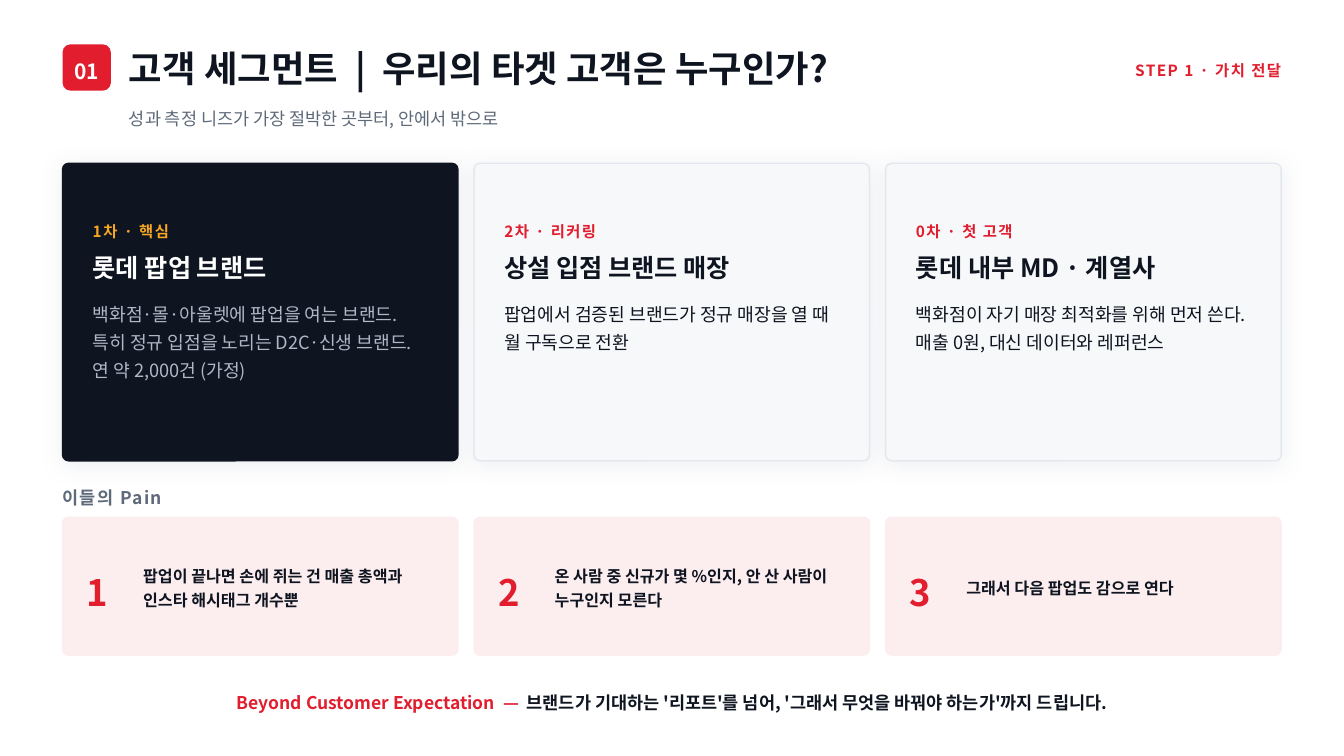
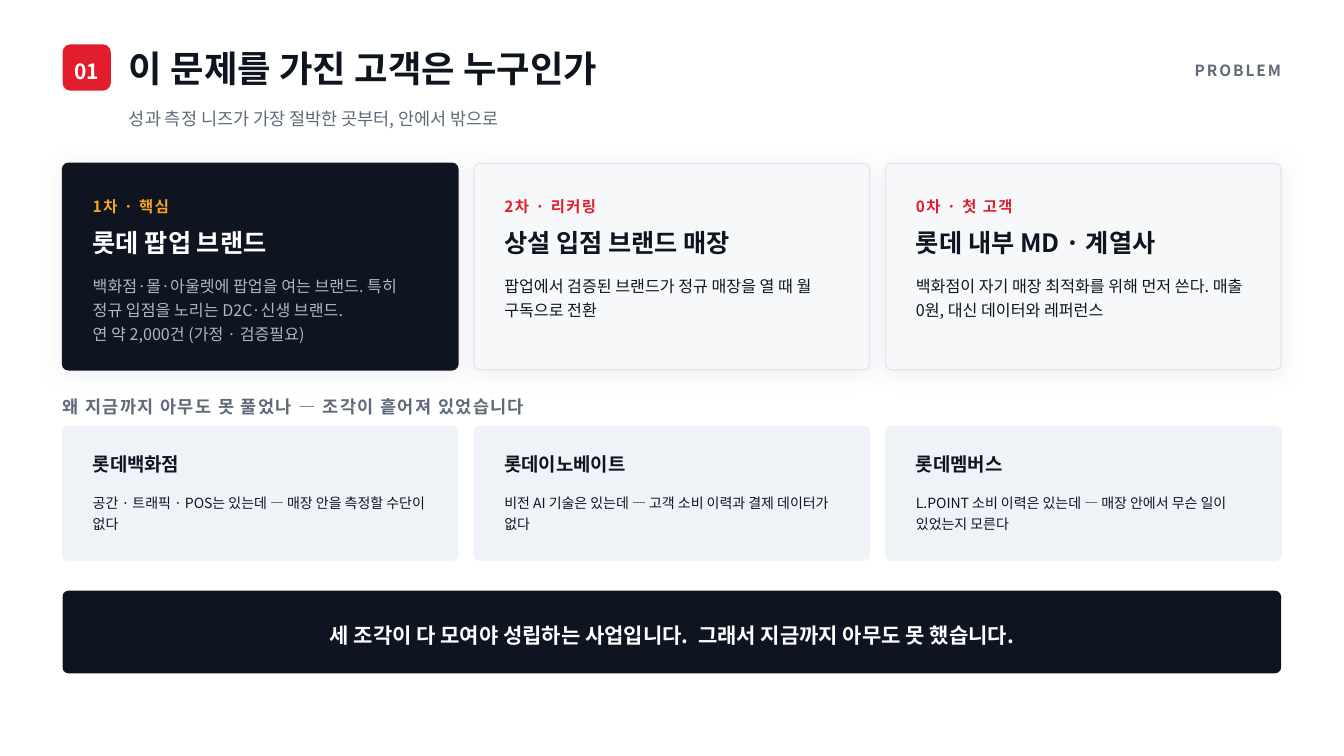
Before and after one commit to neti84-design/LMBA, a slide deck: slide 3 of LGA_롯데신사업_발표_맑은고딕.pptx (slide 4 before the commit). Drawn at 1344x756 pixels with LibreOffice and Linux fonts; fonts in the diff are those of the drawing. Boxes give left, top, right and bottom in pixels: in the first picture for what was removed or moved away, otherwise in the second. Text is boxed around its words. In the diff, an @@ line names an element or a change of style, - is before the commit and + after.

```diff
--- a/LGA_롯데신사업_발표_맑은고딕.pptx
+++ b/LGA_롯데신사업_발표_맑은고딕.pptx
@@ text at [129, 51, 597, 86]: text changed @@
-고객 세그먼트 | 우리의 타겟 고객은 누구인가?
+이 문제를 가진 고객은 누구인가
@@ text at [1195, 64, 1281, 76]: text changed; text colour #E11D2E to #5E6979 @@
-STEP 1 · 가치 전달
+PROBLEM
@@ rounded rectangle: place and size @@
-rounded rectangle at [63, 163, 458, 461]
+rounded rectangle at [63, 163, 458, 370]
@@ rounded rectangle: place and size @@
-rounded rectangle at [474, 163, 869, 461]
+rounded rectangle at [474, 163, 869, 370]
@@ proportions changed in 3 elements at [63, 163, 458, 370], [474, 163, 869, 370], [886, 163, 1281, 370] @@
@@ rounded rectangle: place and size @@
-rounded rectangle at [886, 163, 1281, 461]
+rounded rectangle at [886, 163, 1281, 370]
@@ 6 texts: place and size @@
-6 texts at [93, 224, 1156, 280]
+6 texts at [93, 199, 1156, 255]
@@ text at [93, 278, 397, 318]: size 13 to 11.5 pt in "백화점·몰·아울렛에 팝업을 여는 브랜드. 특히 정규 입점을 ..."; line spacing 20pt to 17pt @@
@@ text "백화점·몰·아울렛에 팝업을 여는 브랜드. 특히 ...": place and size @@
-text "백화점·몰·아울렛에 팝업을 여는 브랜드. 특히 ..." at [93, 306, 412, 381]
+text "백화점·몰·아울렛에 팝업을 여는 브랜드. 특히 ..." at [93, 278, 397, 343]
@@ text "팝업에서 검증된 브랜드가 정규 매장을 ...": place and size @@
-text "팝업에서 검증된 브랜드가 정규 매장을 ..." at [504, 306, 830, 351]
+text "팝업에서 검증된 브랜드가 정규 매장을 ..." at [504, 278, 812, 318]
@@ text "팝업에서 검증된 브랜드가 정규 매장을 ..." at [504, 278, 812, 318]: size 13 to 11.5 pt; line spacing 20pt to 17pt @@
@@ text "백화점이 자기 매장 최적화를 위해 ..." at [916, 278, 1243, 319]: size 13 to 11.5 pt; line spacing 20pt to 17pt @@
@@ text "백화점이 자기 매장 최적화를 위해 ...": place and size @@
-text "백화점이 자기 매장 최적화를 위해 ..." at [916, 306, 1246, 353]
+text "백화점이 자기 매장 최적화를 위해 ..." at [916, 278, 1243, 319]
@@ text at [93, 326, 305, 343]: text changed; size 13 to 11.5 pt @@
-연 약 2,000건 (가정)
+연 약 2,000건 (가정 · 검증필요)
@@ text added at [63, 398, 524, 415], 12.5 pt, text #5E6979, bold @@
+왜 지금까지 아무도 못 풀었나 — 조각이 흩어져 있었습니다
@@ 3 rounded rectangles: place and size @@
-3 rounded rectangles at [63, 517, 1281, 655]
+3 rounded rectangles at [63, 426, 1281, 561]
@@ fill #FCEDEE to #EFF3F8; outline #FCEDEE 1 pt to #EFF3F8 1 pt; proportions changed in 3 elements at [63, 426, 458, 561], [474, 426, 869, 561], [886, 426, 1281, 561] @@
@@ text added at [93, 455, 180, 473], 13.5 pt, text #0E1420, bold @@
+롯데백화점
@@ text added at [504, 455, 625, 473], 13.5 pt, text #0E1420, bold @@
+롯데이노베이트
@@ text added at [916, 455, 1003, 473], 13.5 pt, text #0E1420, bold @@
+롯데멤버스
@@ text removed at [62, 489, 162, 506] @@
-이들의 Pain
@@ vertical alignment middle to top in 3 elements at [916, 496, 1227, 530], [504, 496, 828, 530], [93, 496, 425, 530] @@
@@ text at [93, 496, 425, 530]: text changed; size 11.5 to 10 pt; bold off @@
-팝업이 끝나면 손에 쥐는 건 매출 총액과 인스타 해시태그 개수뿐
+공간 · 트래픽 · POS는 있는데 — 매장 안을 측정할 수단이 없다
@@ text at [504, 496, 828, 530]: text changed; size 11.5 to 10 pt; bold off @@
-온 사람 중 신규가 몇 %인지, 안 산 사람이 누구인지 모른다
+비전 AI 기술은 있는데 — 고객 소비 이력과 결제 데이터가 없다
@@ text at [916, 496, 1227, 530]: text changed; size 11.5 to 10 pt; bold off @@
-그래서 다음 팝업도 감으로 연다
+L.POINT 소비 이력은 있는데 — 매장 안에서 무슨 일이 있었는지 모른다
@@ rounded rectangle added at [63, 591, 1281, 674], fill #0E1420 @@
@@ text removed at [87, 579, 108, 606] @@
-1
@@ text removed at [498, 578, 519, 606] @@
-2
@@ text removed at [910, 578, 931, 607] @@
-3
@@ text added at [330, 625, 1014, 645], 15 pt, text #FFFFFF, bold @@
+세 조각이 다 모여야 성립하는 사업입니다. 그래서 지금까지 아무도 못 했습니다.
@@ text removed at [237, 694, 1107, 713] @@
-Beyond Customer Expectation — 브랜드가 기대하는 '리포트'를 넘어, '그래서 무엇을 바꿔야 하는가'까지 드립니다.
```
Also in this commit, not shown: 10 other slides changed, 7 slides added, 6 slides removed, 8 other files.
